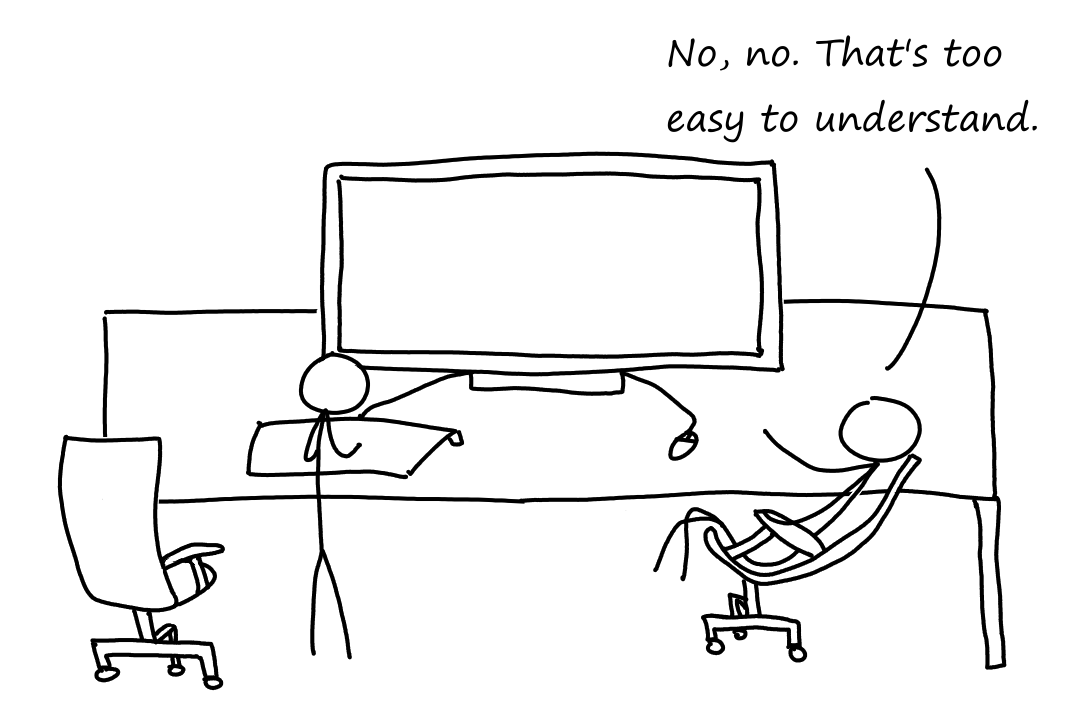
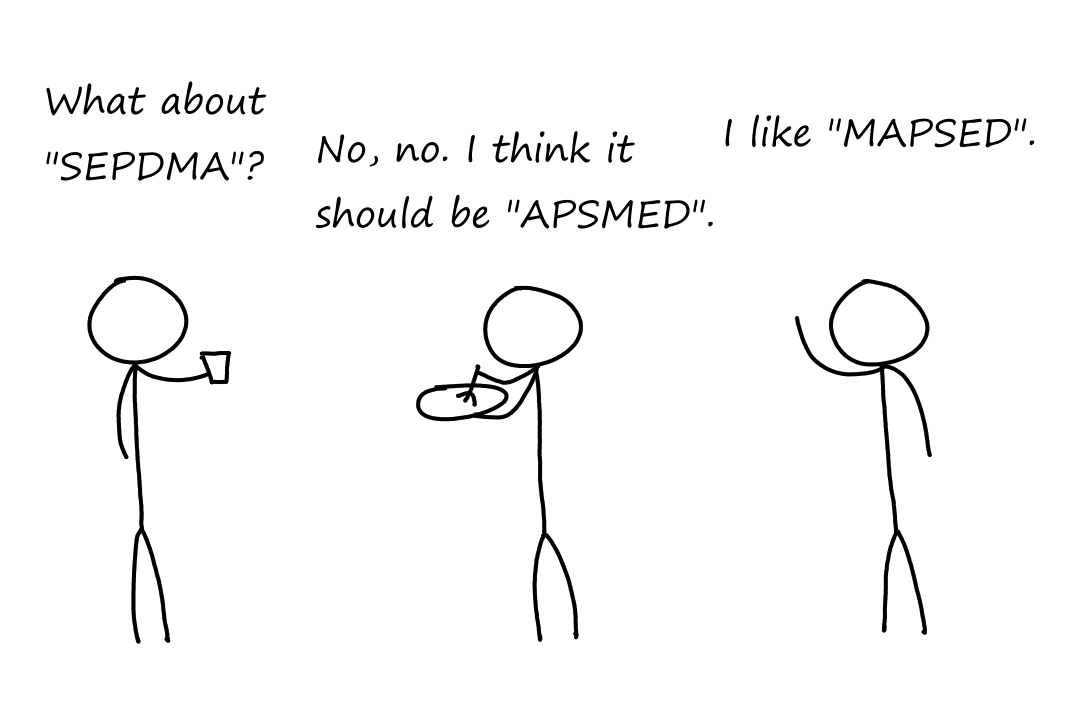
Layers edited between the first and the second 1080 x 720 image:
removed layer "Chair 2" over (656, 424, 976, 663)
renamed "Saying" to "Person 3", painted on it over (168, 128, 1000, 691)
painted on "Person 2" over (72, 255, 976, 691)
removed layer "Chair 1" over (57, 384, 256, 691)
painted on "Person 1" over (57, 214, 580, 691)
removed layer "Table" over (57, 204, 1007, 691)
removed layer "Computer" over (64, 148, 832, 532)
